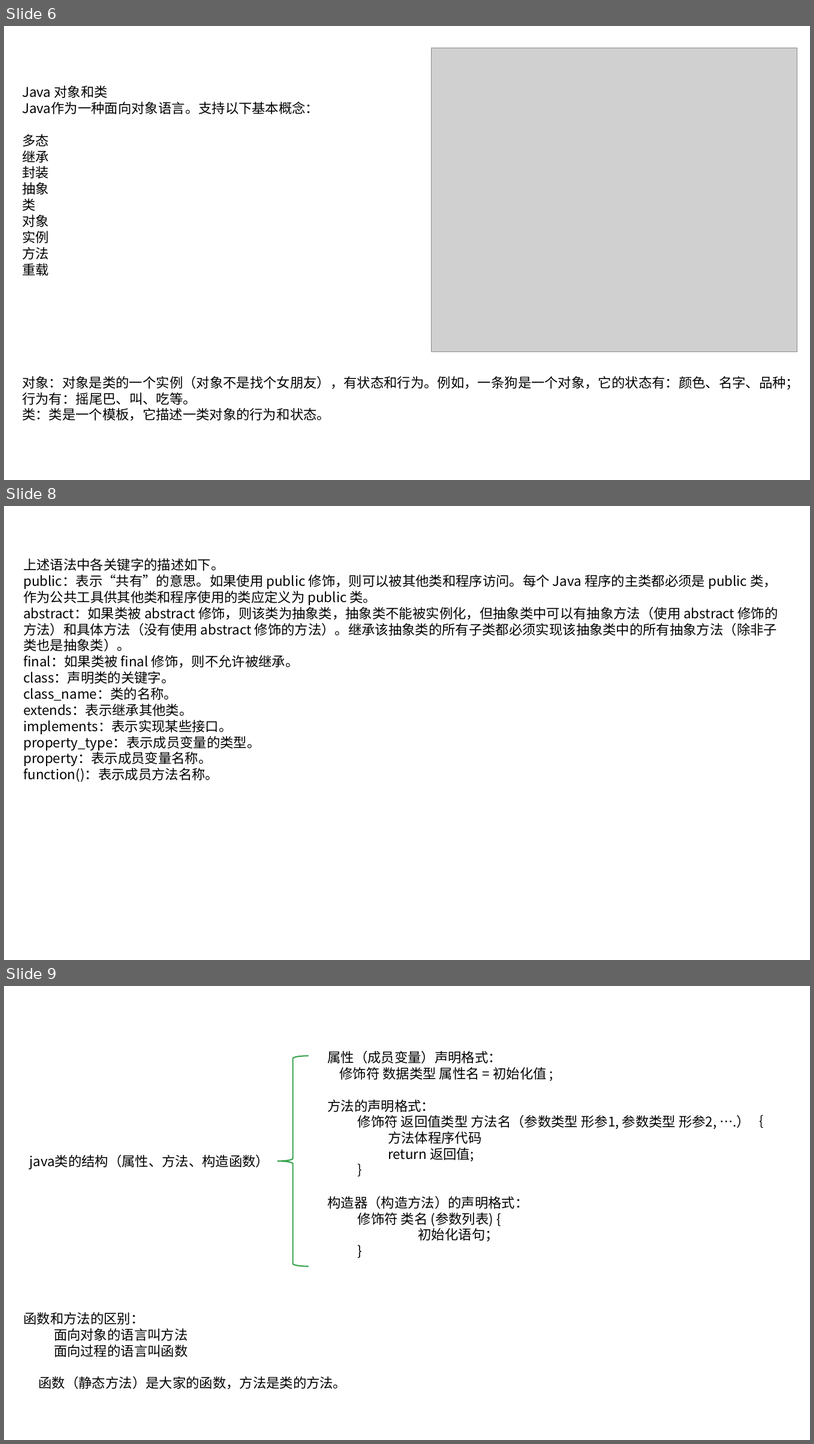
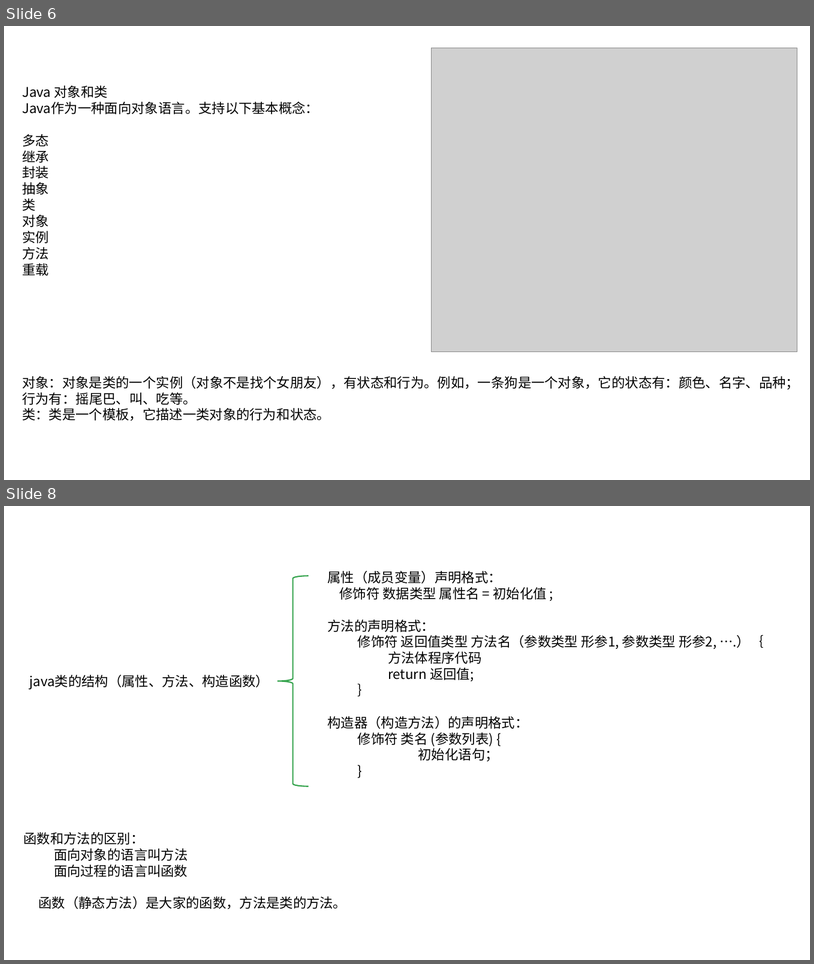
Before and after one commit to linkknown/PPT, a slide deck: 基础PPT/第2章：Java面向对象.pptx. Shown one above the other, each under a label of ours: slides 6, 8 and 9 before the commit, slides 6 and 8 after it; the slides between them are not shown. The pictures are 814x1444 and 814x964 pixels, drawn with LibreOffice and Linux fonts; fonts in the diff are those of the drawing; grey boxes stand for pictures; background and template pictures are left out. Boxes give left, top, right and bottom in pixels: in the first picture for what was removed or moved away, otherwise in the second. Text is boxed around its words. In the diff, an @@ line names an element or a change of style, - is before the commit and + after.

```diff
--- a/基础PPT/第2章：Java面向对象.pptx
+++ b/基础PPT/第2章：Java面向对象.pptx
@@ slide 8 removed at <box>4,506,810,960</box>, background picture (left out) @@
@@ text removed at <box>23,558,778,782</box> @@
-上述语法中各关键字的描述如下。
-public：表示“共有”的意思。如果使用 public 修饰，则可以被其他类和程序访问。每个 Java 程序的主类都必须是 public 类，作为公共工具供其他类和程序使用的类应定义为 public 类。
-abstract：如果类被 abstract 修饰，则该类为抽象类，抽象类不能被实例化，但抽象类中可以有抽象方法（使用 abstract 修饰的方法）和具体方法（没有使用 abstract 修饰的方法）。继承该抽象类的所有子类都必须实现该抽象类中的所有抽象方法（除非子类也是抽象类）。
-final：如果类被 final 修饰，则不允许被继承。
-class：声明类的关键字。
-class_name：类的名称。
-extends：表示继承其他类。
-implements：表示实现某些接口。
-property_type：表示成员变量的类型。
-property：表示成员变量名称。
-function()：表示成员方法名称。
@@ what was slide 9 is now slide 8 @@
```
Also in this commit, not shown: 7 slides changed, 2 slides added.
